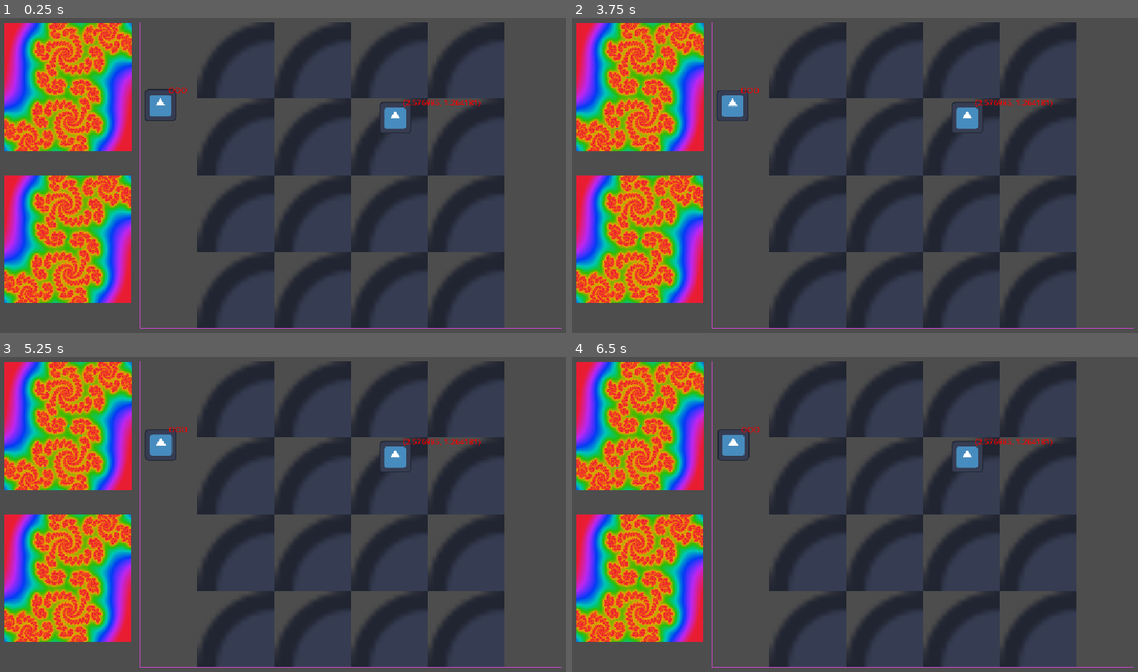
Above: before the commit, frames 1-4 (two rows, left to right).
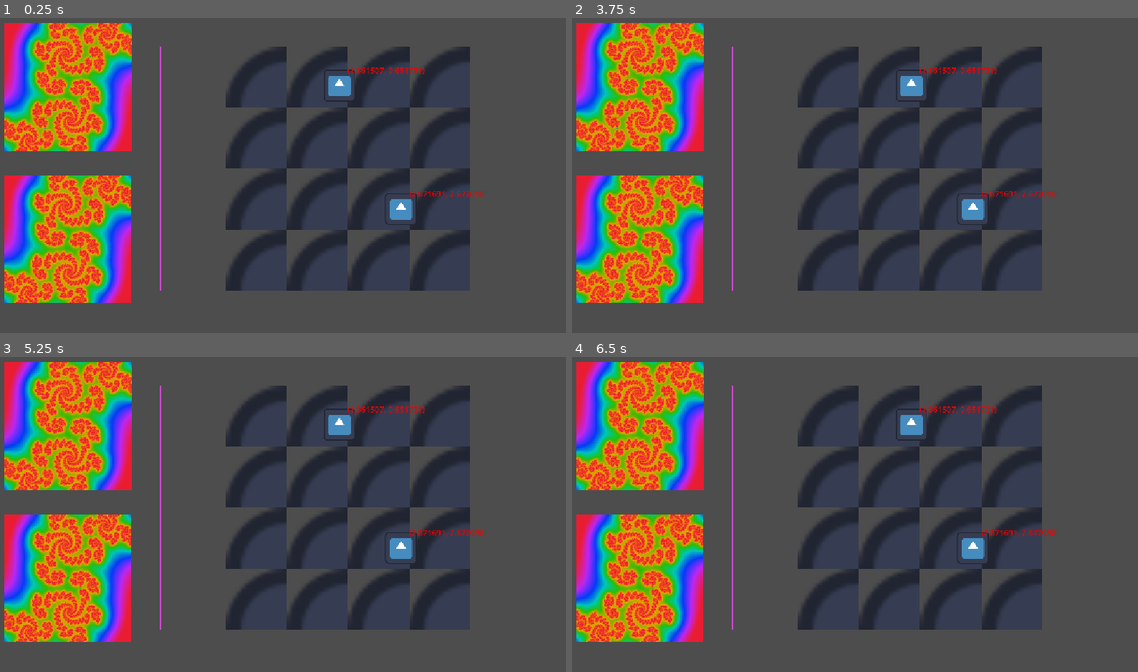
Above: after the commit, the same moments.

Repository: Wallted/ldjam-59
Game: Godot game, scene res://main.tscn
Two runs of this game, one before a commit and one after it. Both use one fixed random seed, a clock stepped at 60 frames per second and the inputs below. The engine's default icon, where the game draws it, is replaced by a stand-in: a white triangle on a blue panel in a dark square.
Inputs (mouse positions are in pixels of both pictures, inside the frame that each line leads up to):
- Up to frame 1 (0.25 s): no input
- Up to frame 2 (3.75 s): click (730, 106) at 0.52 s; click (730, 106) at 1.27 s; click (730, 106) at 2.02 s; tap Enter at 2.75 s; move the mouse to (979, 156) at 2.77 s; tap Space at 3.5 s; move the mouse to (741, 191) at 3.52 s
- Up to frame 3 (5.25 s): tap Enter at 4.25 s; move the mouse to (339, 442) at 4.27 s; tap Space at 5 s; move the mouse to (254, 577) at 5.02 s
- Up to frame 4 (6.5 s): tap Enter at 5.75 s; move the mouse to (1030, 561) at 5.77 s

The runs differ from the first frame. In frame 1, 22% of the frame differs, in the area x 24-100%, y 1-99%; in frame 2, 22%; in frame 3, 22%; in frame 4, 22%.

Commit message:
mock some level class logic
Signed-off-by: Grzegorz Choiński <grzegorzchoinski97@gmail.com>

Diff:
--- a/animals/sinoceros/sinoceros.gd
+++ b/animals/sinoceros/sinoceros.gd
@@ -1,6 +1,5 @@
 class_name Sinoceros
 extends Chorister
 
-
 func _specific_math():
 	return sin(_phase * TAU)
--- a/audio.gd
+++ b/audio.gd
@@ -16,6 +16,8 @@
 var player_choir: Array[Chorister] = []
 var target_choir: Array[Chorister] = []
 var audio_stream_player_table: Array[AudioStreamPlayer] = []
+
+var level: Level
 
 @onready var _audio_stream_player: AudioStreamPlayer = $AudioStreamPlayer
 @onready var _playback: AudioStreamPlayback = _audio_stream_player.get_stream_playback()
--- a/chorister.gd
+++ b/chorister.gd
@@ -5,6 +5,8 @@
 var _freq: float
 var _phase := 0.0
 var _increment := 0.0
+
+var animal: Animal
 
 
 func _init(freq: float) -> void:
--- a/game.gd
+++ b/game.gd
@@ -1,21 +1,16 @@
+class_name Game
 extends Control
 
+@onready var audio: Audio = $Audio
+@onready var zoo_space: ZooSpace = $ZooSpace
 
-@onready var audio: Audio = $Audio
-
+var level: Level
 
 func _ready() -> void:
-	# mock
-	audio.target_choir.append(Sinoceros.new(200.0))
-	audio.target_choir.append(Sinoceros.new(200.0))
-	audio.target_choir.append(Sinoceros.new(200.0))
-	audio.target_choir.append(Sinoceros.new(200.0))
-	audio.target_choir.append(Sinoceros.new(200.0))
-	audio.target_choir.append(Sinoceros.new(200.0))
-	audio.target_choir.append(Sinoceros.new(200.0))
-	audio.target_choir.append(Sinoceros.new(200.0))
-	audio.target_choir.append(Sinoceros.new(200.0))
-	audio.target_choir.append(Sinoceros.new(200.0))
-	audio.target_choir.append(Sinoceros.new(200.0))
-	audio.target_choir.append(Sinoceros.new(200.0))
+	level = Level.new()
+
+	audio.level = level
 	audio.who_sings = Audio.WhoSings.Target
+
+	zoo_space.level = level
+	zoo_space.initialize()
--- a/game.tscn
+++ b/game.tscn
@@ -16,10 +16,10 @@
 
 [node name="ZooSpace" parent="." unique_id=1828854927 instance=ExtResource("2_e2o6t")]
 layout_mode = 1
-offset_left = 286.0
-offset_top = 18.0
-offset_right = -16.0
-offset_bottom = -13.0
+offset_left = 328.0
+offset_top = 68.0
+offset_right = -70.0
+offset_bottom = -89.0
 
 [node name="TargetFractal" parent="." unique_id=531768555 instance=ExtResource("3_feb5d")]
 layout_mode = 1
--- /dev/null
+++ b/level.gd
@@ -0,0 +1,35 @@
+class_name Level
+extends RefCounted
+
+enum ChoristerSpecies {
+	SINOCEROS
+}
+
+var ChoristerMap = {
+	ChoristerSpecies.SINOCEROS: Sinoceros
+}
+
+var player_choir: Array[Chorister] = []
+var target_choir: Array[Chorister] = []
+
+func _init() -> void:
+	var player_data = [ # mock
+		[ChoristerSpecies.SINOCEROS, 440.0],
+		[ChoristerSpecies.SINOCEROS, 640.0],
+	]
+	var target_data = [ # mock
+		[ChoristerSpecies.SINOCEROS, 440.0],
+		[ChoristerSpecies.SINOCEROS, 640.0],
+		[ChoristerSpecies.SINOCEROS, 840.0],
+	]
+	initialize_choir(player_data, target_data)
+
+func initialize_choir(player_species, target_species):
+	for data_arrays in [[player_species, player_choir], [target_species, target_choir]]:
+		var species_array = data_arrays[0]
+		var choir_array = data_arrays[1]
+		for item in species_array:
+			var species = item[0]
+			var freq = item[1]
+			var chorister = ChoristerMap[species].new(freq)
+			choir_array.append(chorister)
--- a/zoo_space.gd
+++ b/zoo_space.gd
@@ -10,15 +10,21 @@
 
 var grid_size_scaled: Vector2
 
+var level: Level
+
 func _ready() -> void:
+	pass
+
+func initialize():
 	grid_generate()
-	animals_setup([ANIMAL.instantiate(), ANIMAL.instantiate()])
+	spawn_animals(level.player_choir)
 
-func animals_setup(animals: Array[Animal]):
-	for animal in animals:
-		animal.zoo_space = self
-		animal.position = Vector2(randi_range(0, int(grid_size_scaled.x)), randi_range(0, int(grid_size_scaled.y)))
-		add_child(animal)
+func spawn_animals(choristers: Array[Chorister]):
+	for chorister in choristers:
+		chorister.animal = ANIMAL.instantiate()
+		chorister.animal.zoo_space = self
+		chorister.animal.position = Vector2(randi_range(0, int(grid_size_scaled.x)), randi_range(0, int(grid_size_scaled.y)))
+		add_child(chorister.animal)
 
 func grid_generate():
 	var tile_size = tilemap.tile_set.tile_size
Not shown, added: level.gd.uid
